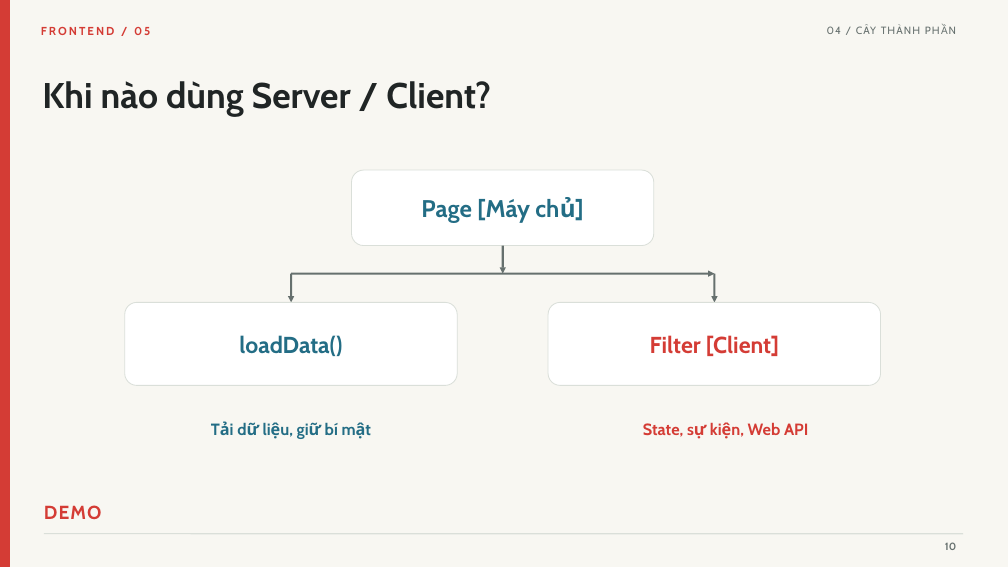
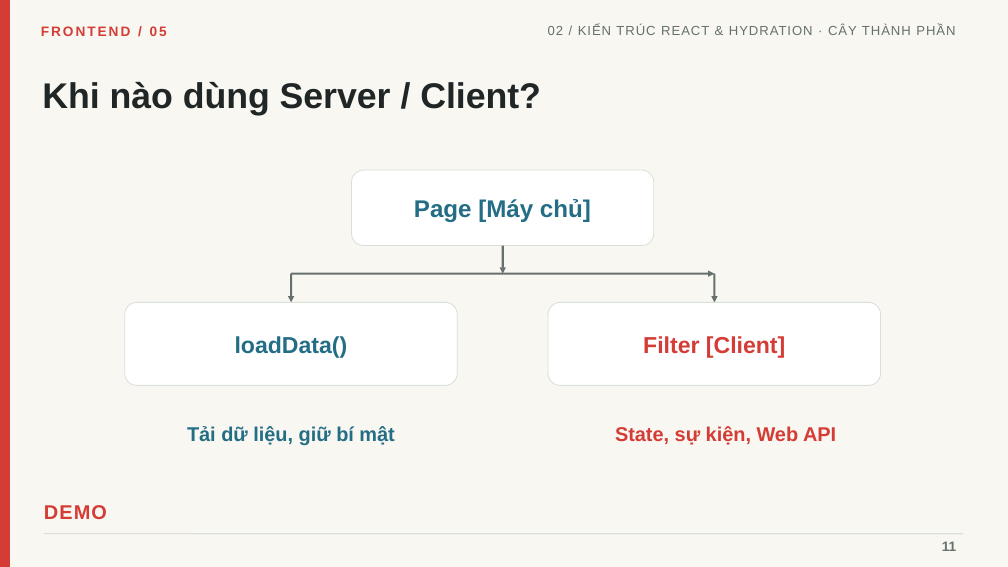
Before and after one commit to linhtn-spec/seminar-nextjs, a slide deck: slide 11 of Seminar_05_Frontend_Roadmap_Tieng_Viet_Da_Chinh_Sua.pptx (slide 10 before the commit). Drawn at 1008x567 pixels with LibreOffice and Linux fonts; fonts in the diff are those of the drawing. Boxes give left, top, right and bottom in pixels: in the first picture for what was removed or moved away, otherwise in the second. Text is boxed around its words. In the diff, an @@ line names an element or a change of style, - is before the commit and + after.

```diff
--- a/Seminar_05_Frontend_Roadmap_Tieng_Viet_Da_Chinh_Sua.pptx
+++ b/Seminar_05_Frontend_Roadmap_Tieng_Viet_Da_Chinh_Sua.pptx
@@ text "FRONTEND / 05" at box(41, 26, 167, 36): size 11 to 13 pt, font Cabin to Arial @@
@@ text at box(548, 25, 955, 35): text changed; size 10 to 12.5 pt; font Cabin to Arial @@
-04 / CÂY THÀNH PHẦN
+02 / KIẾN TRÚC REACT & HYDRATION · CÂY THÀNH PHẦN
@@ font Cabin to Arial in 4 elements at box(42, 82, 541, 115), box(414, 199, 591, 222), box(235, 336, 348, 358), box(643, 336, 785, 358) @@
@@ text "Tải dữ liệu, giữ bí ...": place and size @@
-text "Tải dữ liệu, giữ bí ..." at box(325, 422, 338, 435)
+text "Tải dữ liệu, giữ bí ..." at box(187, 426, 394, 445)
@@ text "Tải dữ liệu, giữ bí ..." at box(187, 426, 394, 445): size 15.5 to 19 pt, font Cabin to Arial @@
@@ text "State, sự kiện, Web API" at box(615, 426, 836, 445): size 15.5 to 19 pt, font Cabin to Arial @@
@@ text "State, sự kiện, Web API": place and size @@
-text "State, sự kiện, Web API" at box(643, 422, 808, 437)
+text "State, sự kiện, Web API" at box(615, 426, 836, 445)
@@ text "DEMO" at box(44, 505, 107, 519): size 18 to 19 pt, font Cabin to Arial @@
@@ text added at box(942, 541, 956, 551), 13 pt, text #66706E, bold @@
+11
@@ text removed at box(945, 542, 956, 550) @@
-10
```
Also in this commit, not shown: 23 other slides changed, 3 slides added, 6 other files.
